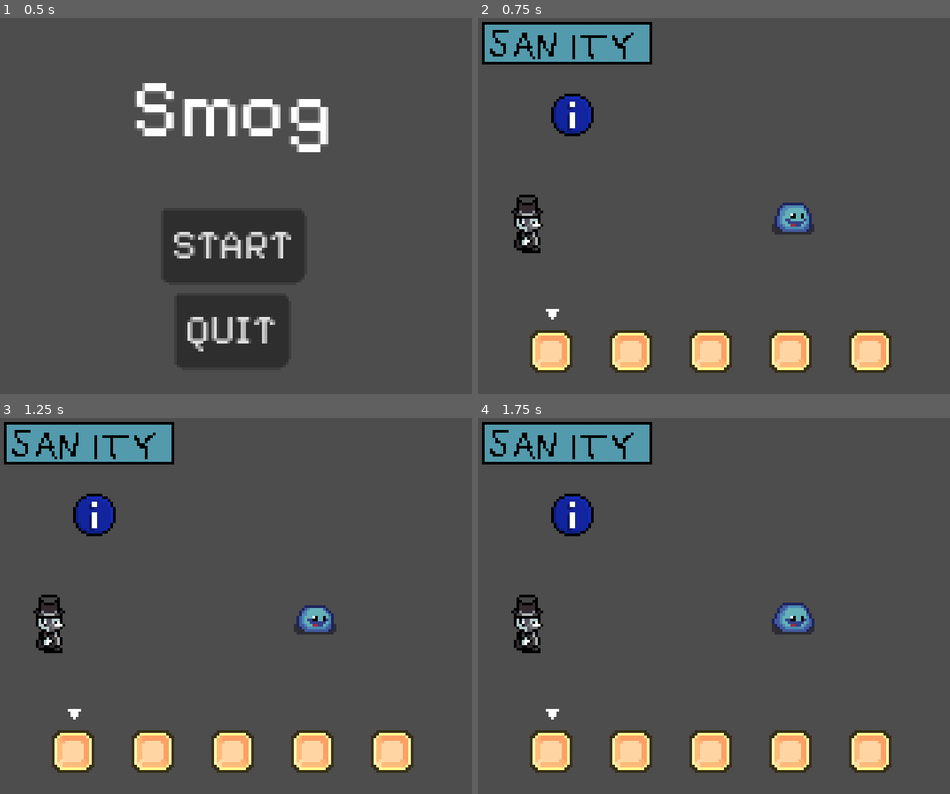
Above: before the commit, frames 1-4 (two rows, left to right).
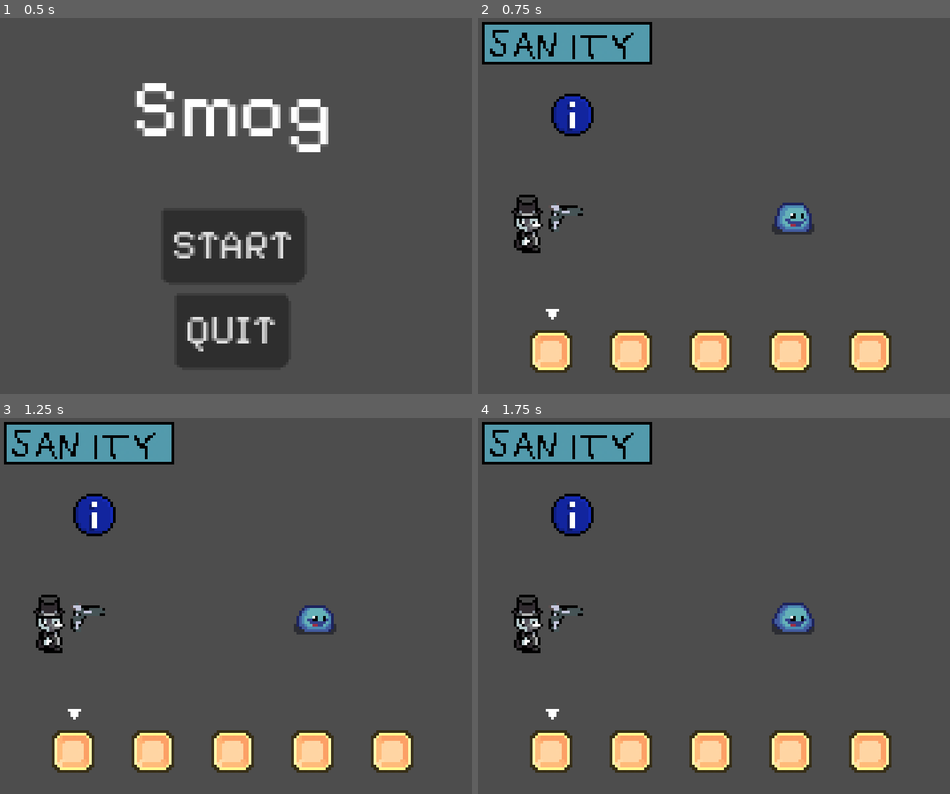
Above: after the commit, the same moments.

Repository: USV-GAM236-SPR24/Smog
Game: Godot game, scene res://scenes/main_menu_ui.tscn
Two runs of this game, one before a commit and one after it. Both use one fixed random seed, a clock stepped at 60 frames per second and the inputs below.
Inputs (mouse positions are in pixels of both pictures, inside the frame that each line leads up to):
- Up to frame 1 (0.5 s): no input
- Up to frame 2 (0.75 s): click "START" at 0.5 s
- Up to frame 3 (1.25 s): no input
- Up to frame 4 (1.75 s): click (548, 752) at 1.27 s

Frame 1 is identical in both runs. In frame 2, 0.2% of the frame differs, in the area x 14-23%, y 49-57%; in frame 3, 0.2%; in frame 4, 0.2%.

Commit message:
Added placeholder gun and gun mechanics
Added a placeholder gun to show how the aiming and shooting works now. Use left stick on a controller to aim while holding the aim button (left trigger).

Diff:
--- a/Smog/project.godot
+++ b/Smog/project.godot
@@ -125,6 +125,26 @@
 "events": [Object(InputEventJoypadButton,"resource_local_to_scene":false,"resource_name":"","device":-1,"button_index":3,"pressure":0.0,"pressed":true,"script":null)
 ]
 }
+aim_up={
+"deadzone": 0.5,
+"events": [Object(InputEventJoypadMotion,"resource_local_to_scene":false,"resource_name":"","device":-1,"axis":3,"axis_value":-1.0,"script":null)
+]
+}
+aim_right={
+"deadzone": 0.5,
+"events": [Object(InputEventJoypadMotion,"resource_local_to_scene":false,"resource_name":"","device":-1,"axis":2,"axis_value":1.0,"script":null)
+]
+}
+aim_left={
+"deadzone": 0.5,
+"events": [Object(InputEventJoypadMotion,"resource_local_to_scene":false,"resource_name":"","device":-1,"axis":2,"axis_value":-1.0,"script":null)
+]
+}
+aim_down={
+"deadzone": 0.5,
+"events": [Object(InputEventJoypadMotion,"resource_local_to_scene":false,"resource_name":"","device":-1,"axis":3,"axis_value":1.0,"script":null)
+]
+}
 
 [layer_names]
 
--- a/Smog/scenes/player.tscn
+++ b/Smog/scenes/player.tscn
@@ -1,7 +1,8 @@
-[gd_scene load_steps=5 format=3 uid="uid://beglrerj5k48"]
+[gd_scene load_steps=6 format=3 uid="uid://beglrerj5k48"]
 
 [ext_resource type="Script" path="res://scripts/player.gd" id="1_n7sla"]
 [ext_resource type="SpriteFrames" uid="uid://d3nvx623kxadr" path="res://art/animations/player/player_spriteframes.tres" id="2_dmvm8"]
+[ext_resource type="Texture2D" uid="uid://2wv41dpry108" path="res://art/temp/gun.png" id="2_ev3s7"]
 
 [sub_resource type="RectangleShape2D" id="RectangleShape2D_yuupm"]
 size = Vector2(12, 22)
@@ -52,6 +53,17 @@
 [node name="RayCast2D" type="RayCast2D" parent="."]
 target_position = Vector2(200, 0)
 
+[node name="GunPivot" type="Marker2D" parent="RayCast2D"]
+unique_name_in_owner = true
+position = Vector2(9.53674e-07, 0)
+rotation = 0.0138833
+scale = Vector2(0.0865656, 0.0865656)
+
+[node name="Sprite2D" type="Sprite2D" parent="RayCast2D/GunPivot"]
+position = Vector2(161.712, -2.24524)
+scale = Vector2(1, 1)
+texture = ExtResource("2_ev3s7")
+
 [node name="AnimatedSprite2D" type="AnimatedSprite2D" parent="."]
 sprite_frames = ExtResource("2_dmvm8")
 animation = &"idle_right"
--- a/Smog/scripts/Enemy.gd
+++ b/Smog/scripts/Enemy.gd
@@ -12,4 +12,5 @@
 
 
 func _on_shoot():
+	print('enemy hit!')
 	health -= 1
--- a/Smog/scripts/inventory/inventory.gd
+++ b/Smog/scripts/inventory/inventory.gd
@@ -27,7 +27,7 @@
 
 const SLOT_COUNT: int = 5
 
-const ITEM_SLOT_GAP = 30
+const ITEM_SLOT_GAP: int = 30
 
 var inventory_slot_scene: PackedScene = preload("res://scenes/inventory/inventory_slot.tscn")
 
@@ -79,6 +79,8 @@
 				add_item(consumable)
 		KEY_TAB:
 			toggle()
+
+
 #setup window size change signal and
 #set first slot as selected
 func _ready() -> void:
--- a/Smog/scripts/inventory/inventory_slot.gd
+++ b/Smog/scripts/inventory/inventory_slot.gd
@@ -1,11 +1,11 @@
 class_name InventorySlot
 extends Panel
 
-const PICKUP_RANGE = 20
+const PICKUP_RANGE: int = 20
 
-const MAX_ITEMS = 16
+const MAX_ITEMS: int = 16
 
-@onready var inventory_reference = get_parent().get_parent()
+@onready var inventory_reference: Node = get_parent().get_parent()
 
 var index : int
 
@@ -19,10 +19,10 @@
 		return %items.get_child(0)
 
 #is item stack selected?
-var selected = false
+var selected: bool = false
 
 #is item being pressed?
-var pressed = false
+var pressed: bool = false
 
 #original position of slot before being dragged
 var slot_set_pos: Vector2
@@ -81,7 +81,7 @@
 #toggle selection visibility and local var
 func toggle_selected() -> void:
 
-	var current_inv_select_sprite = inventory_reference.find_child("StaticImages").get_child(index).get_child(0)
+	var current_inv_select_sprite: Node = inventory_reference.find_child("StaticImages").get_child(index).get_child(0)
 
 	selected = not selected
 	#%selectImg.visible = selected
@@ -125,8 +125,8 @@
 		if slot == self:
 			continue
 
-		var slot_rect: Rect2 = slot.get_global_rect()
-		var bigger_rect = Rect2(slot_rect.position.x - PICKUP_RANGE / 2.0,\
+		var slot_rect: Rect2   = slot.get_global_rect()
+		var bigger_rect: Rect2 = Rect2(slot_rect.position.x - PICKUP_RANGE / 2.0,\
 		 slot_rect.position.y - PICKUP_RANGE / 2.0, slot_rect.size.x\
 		 + PICKUP_RANGE, slot_rect.size.y + PICKUP_RANGE)
 
--- a/Smog/scripts/player.gd
+++ b/Smog/scripts/player.gd
@@ -5,6 +5,8 @@
 var last_direction: Vector2 = Vector2.RIGHT
 var shoot_range = 500
 var shooting_mode := false
+var _aim_input_mode: bool # 0 for mouse , 1 for pad
+var aim_dir
 
 @export var player_acceleraction : float = 10
 
@@ -25,8 +27,15 @@
 
 
 func _process(_delta):
-	#interact
-	$RayCast2D.target_position = get_local_mouse_position().normalized() * shoot_range
+
+	#true if to the left
+	if _gun_side():
+			$RayCast2D/GunPivot/Sprite2D.scale = Vector2(1, -1)
+	else:
+			$RayCast2D/GunPivot/Sprite2D.scale = Vector2(1, 1)
+
+	if shooting_mode and !aim_dir == Vector2.ZERO:
+		%GunPivot.look_at($RayCast2D.target_position)
 
 	if Input.is_action_just_pressed("interact"):
 		execute_interaction()
@@ -42,6 +51,14 @@
 
 
 func _input(event: InputEvent) -> void:
+	if event is InputEventMouseMotion:
+		$RayCast2D.target_position = get_local_mouse_position().normalized() * shoot_range
+		_aim_input_mode = 0
+	if event is InputEventJoypadMotion:
+		aim_dir = Input.get_vector("aim_left", "aim_right", "aim_up", "aim_down")
+		$RayCast2D.target_position = self.global_position + (aim_dir * shoot_range)
+		_aim_input_mode = 1
+
 	if event.is_action("shoot_mode"):
 		shooting_mode = event.is_action_pressed("shoot_mode")
 
@@ -91,6 +108,23 @@
 			last_direction = Vector2.UP
 
 
+func update_interactions():
+	if all_interactions:
+		interactLabel.text = all_interactions[0].interact_label
+	else:
+		interactLabel.text = ""
+
+
+func execute_interaction():
+	if all_interactions:
+		var cur_interaction = all_interactions[0]
+		match cur_interaction.interact_type:
+			"print_text" : print(cur_interaction.interact_value)
+			"pickup":
+				var pickup: Consumable = ConsumableFactory.create(cur_interaction.interact_value)
+				get_node("/root/Game/Inventory").add_item(pickup)
+
+
 #Interaction Methods
 func _on_interaction_area_area_entered(area):
 	if not area is Interactable:
@@ -106,18 +140,5 @@
 	update_interactions()
 
 
-func update_interactions():
-	if all_interactions:
-		interactLabel.text = all_interactions[0].interact_label
-	else:
-		interactLabel.text = ""
-
-
-func execute_interaction():
-	if all_interactions:
-		var cur_interaction = all_interactions[0]
-		match cur_interaction.interact_type:
-			"print_text" : print(cur_interaction.interact_value)
-			"pickup":
-				var pickup: Consumable = ConsumableFactory.create(cur_interaction.interact_value)
-				get_node("/root/Game/Inventory").add_item(pickup)
+func _gun_side() -> bool:
+	return self.global_position.x - $RayCast2D/GunPivot/Sprite2D.global_position.x > 0
Binary file added: Smog/art/temp/gun.png
Not shown, added: Smog/art/temp/gun.png.import
Not shown, changed: .gitignore
